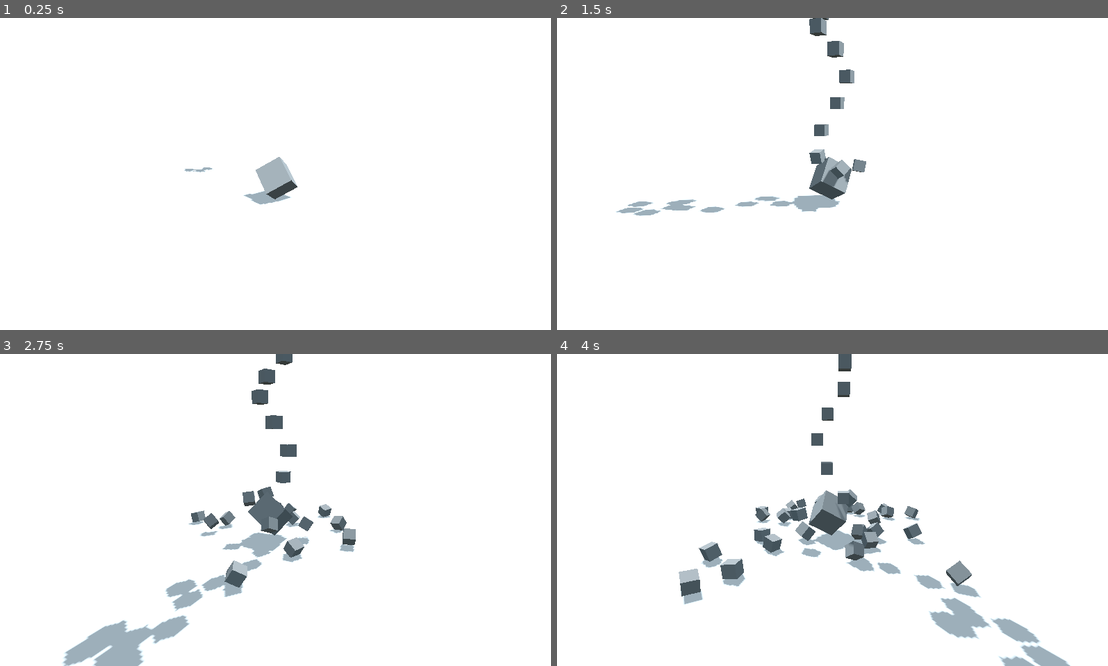
Above: before the commit, frames 1-4 (two rows, left to right).
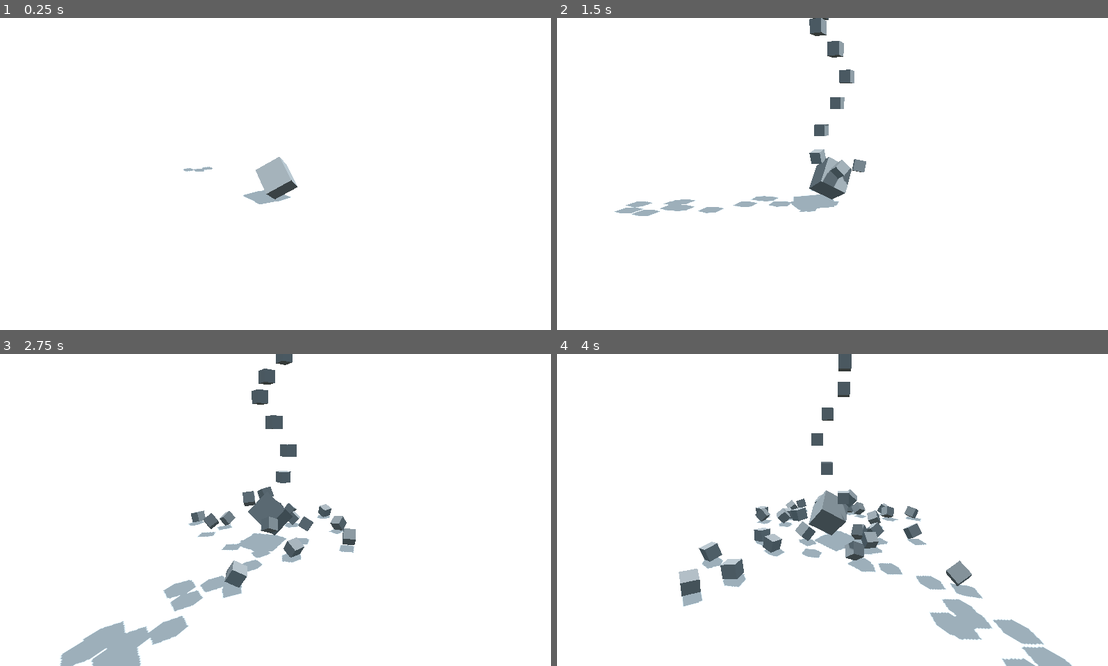
Above: after the commit, the same moments.

Repository: JohannesDeml/Godot-Web-LoadingTest
Game: Godot game, scene res://Scenes/main.tscn
Same seed, same stepped clock (60 frames per second), same inputs: the game is played once before the commit and once after it.
Inputs:
- Up to frame 1 (0.25 s): no input
- Up to frame 2 (1.5 s): no input
- Up to frame 3 (2.75 s): no input
- Up to frame 4 (4 s): no input

The runs differ from the first frame. In frame 1, less than 0.1% of the frame differs, in the area x 33-53%, y 47-60%; in frame 2, 0.2%; in frame 3, 0.7%; in frame 4, 0.8%, in the area x 22-94%, y 34-100%.

Commit message:
Set shadow resolution to 2K (1K didn't look good)

Diff:
--- a/godot/Scripts/WebToolTimeTracker.gd
+++ b/godot/Scripts/WebToolTimeTracker.gd
@@ -42,12 +42,8 @@
 func _get_graphics_api() -> String:
 	var graphics_api = "Unknown"
 	if OS.has_feature("web"):
-		graphics_api = "WebGL"
-		# WebGL version can be determined by checking WebGL2 support
-		if OS.has_feature("webgl2"):
-			graphics_api += " 2"
-		else:
-			graphics_api += " 1"
+		# TODO: Make this dynamic
+		graphics_api = "WebGL 2"
 	else:
 		graphics_api = RenderingServer.get_video_adapter_api_version()
 	return graphics_api
--- a/godot/project.godot
+++ b/godot/project.godot
@@ -35,7 +35,6 @@
 
 renderer/rendering_method="gl_compatibility"
 renderer/rendering_method.mobile="gl_compatibility"
-lights_and_shadows/directional_shadow/size=1024
-lights_and_shadows/directional_shadow/size.mobile=1024
+lights_and_shadows/directional_shadow/size=2048
 lights_and_shadows/directional_shadow/soft_shadow_filter_quality=0
 environment/defaults/default_clear_color=Color(1, 1, 1, 1)
